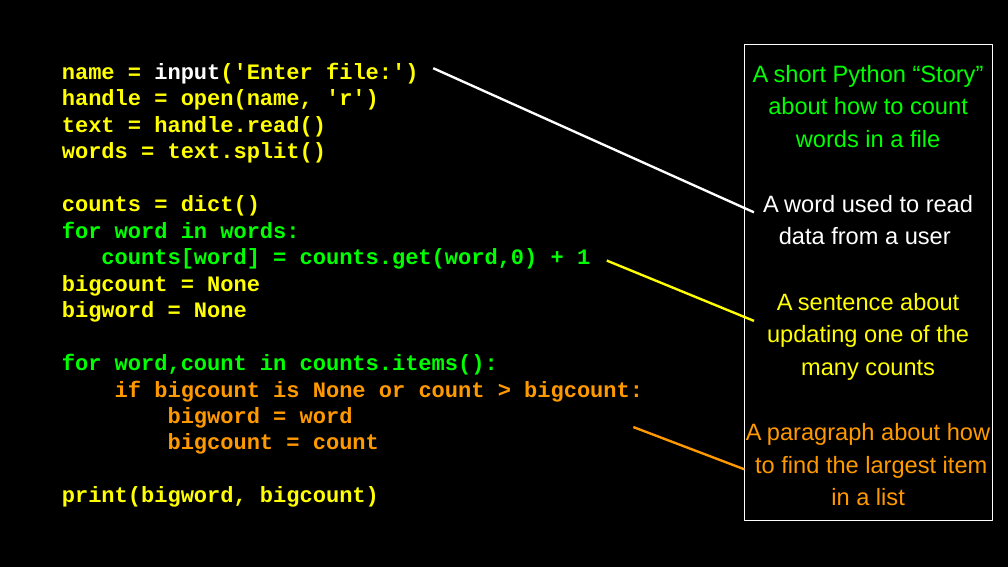
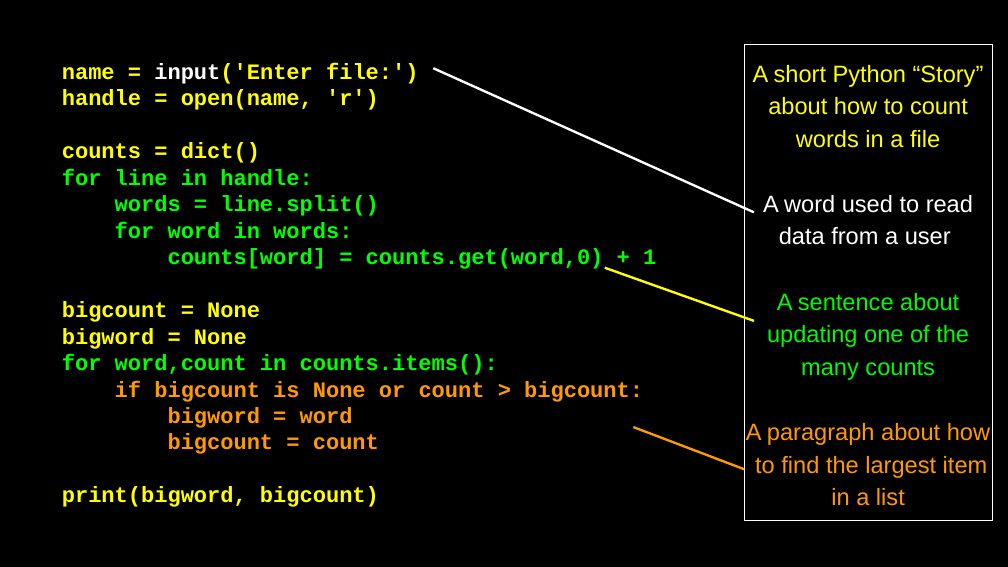
Before and after one commit to csev/py4e, a slide deck: slide 43 of lectures3/Pythonlearn-01-Intro.pptx. Drawn at 1008x567 pixels with LibreOffice and Linux fonts; fonts in the diff are those of the drawing. Boxes give left, top, right and bottom in pixels: in the first picture for what was removed or moved away, otherwise in the second. Text is boxed around its words. In the diff, an @@ line names an element or a change of style, - is before the commit and + after.

```diff
--- a/lectures3/Pythonlearn-01-Intro.pptx
+++ b/lectures3/Pythonlearn-01-Intro.pptx
@@ text in rectangle at box(753, 65, 984, 380): text colour #00FF00 to #FFFF00 in "A short Python “Story” about how to ..."; text colour #FFFF00 to #00FA00 in "A sentence about updating one of the ..." @@
@@ text at box(62, 116, 327, 163): paragraphs removed @@
-text = handle.read()
-words = text.split()
@@ text at box(62, 169, 379, 216): paragraphs added @@
+for line in handle:
+words = line.split()
@@ line moved from (607, 261) - (754, 321) to (605, 268) - (754, 321) @@
```
Also in this commit, not shown: 3 other slides changed, 4 other files.
